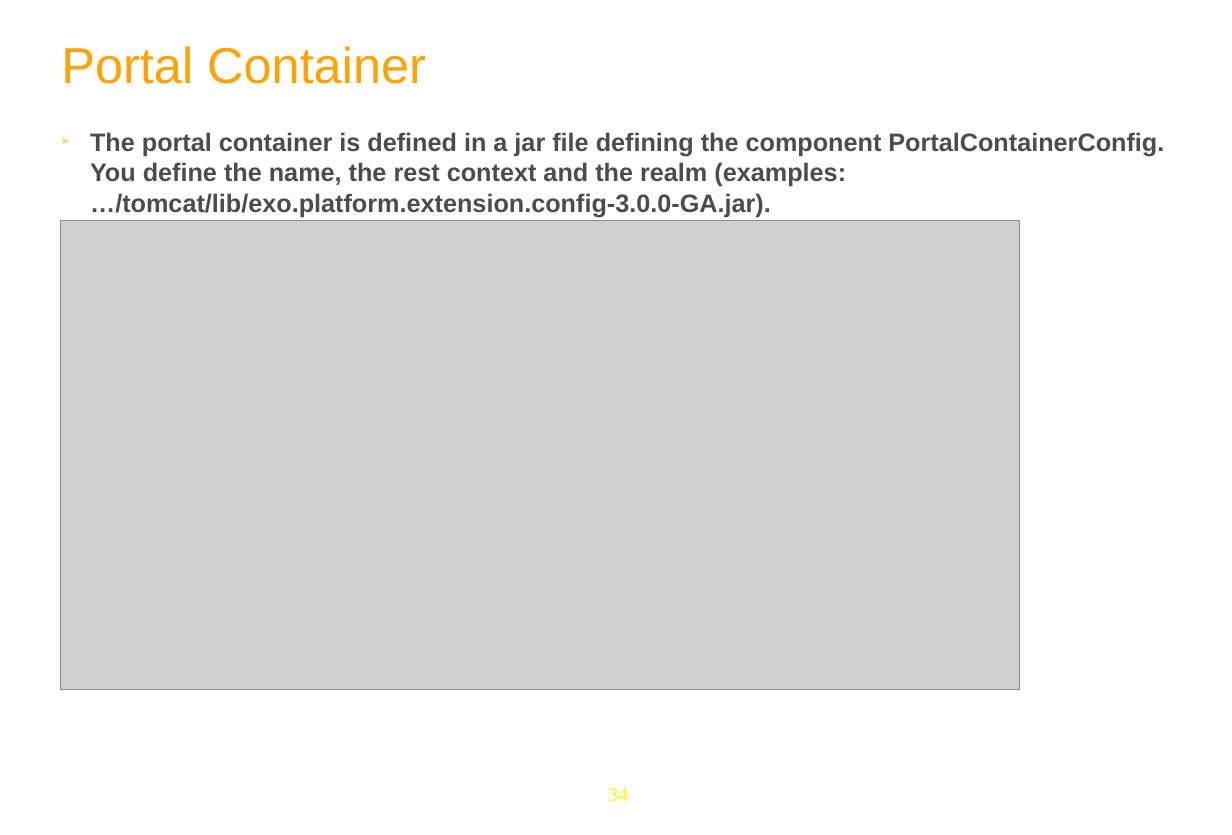
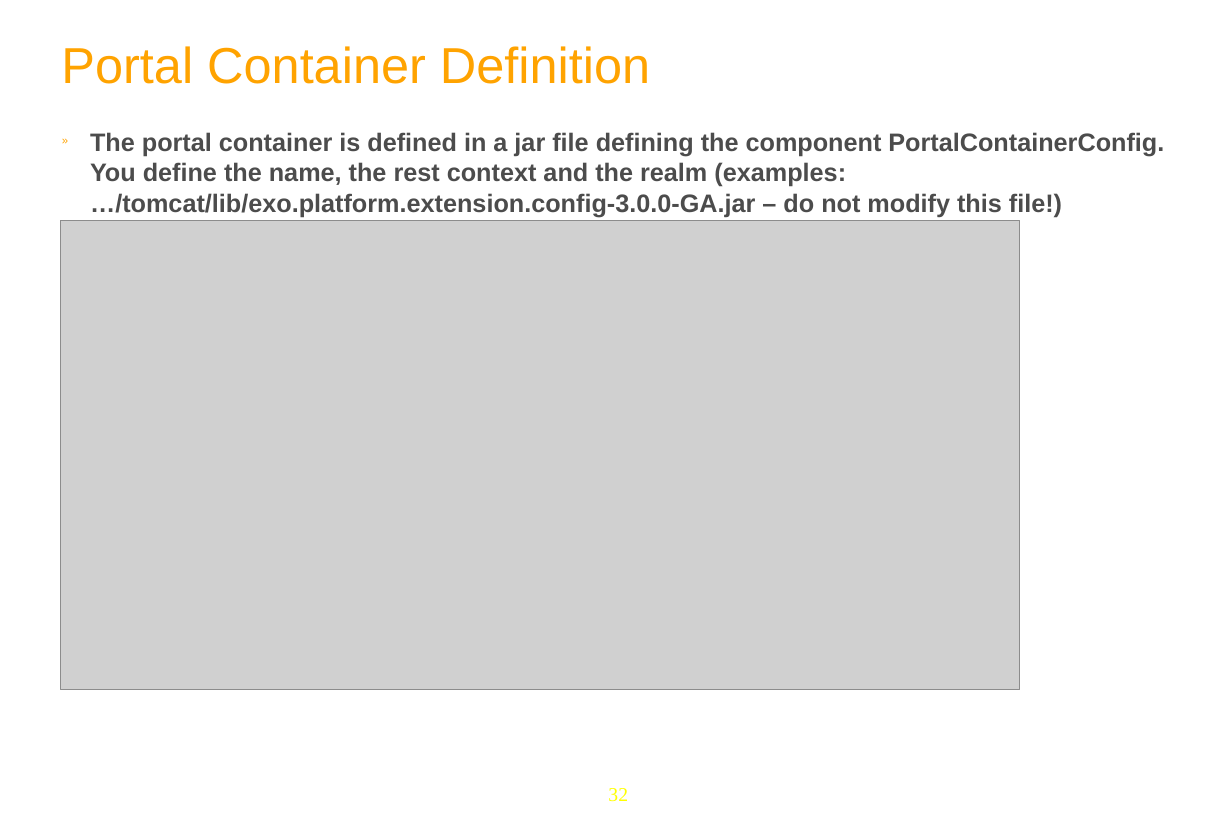
Before and after one commit to anhvurz90/training, a slide deck: slide 32 of exo-developer/210-configuration/slides/210-Portal-configuration-XDev-en.ppt (slide 34 before the commit). Drawn at 1232x835 pixels with LibreOffice and Linux fonts; fonts in the diff are those of the drawing; grey boxes stand for pictures; background and template pictures are left out. Boxes give left, top, right and bottom in pixels: in the first picture for what was removed or moved away, otherwise in the second. Text is boxed around its words. In the diff, an @@ line names an element or a change of style, - is before the commit and + after.

Commit message:
configuration

```diff
--- a/exo-developer/210-configuration/slides/210-Portal-configuration-XDev-en.ppt
+++ b/exo-developer/210-configuration/slides/210-Portal-configuration-XDev-en.ppt
@@ text at box(61, 46, 650, 84): text changed @@
-Portal Container
+Portal Container Definition
@@ text at box(90, 132, 1164, 217): text changed @@
-» The portal container is defined in a jar file defining the component PortalContainerConfig. You define the name, the rest context and the realm (examples: …/tomcat/lib/exo.platform.extension.config-3.0.0-GA.jar).
+» The portal container is defined in a jar file defining the component PortalContainerConfig. You define the name, the rest context and the realm (examples: …/tomcat/lib/exo.platform.extension.config-3.0.0-GA.jar – do not modify this file!)
@@ page number at box(608, 788, 628, 802): text changed @@
-34
+32
```
Also in this commit, not shown: 11 other slides changed, 2 slides added, 3 slides removed, 15 other files.
